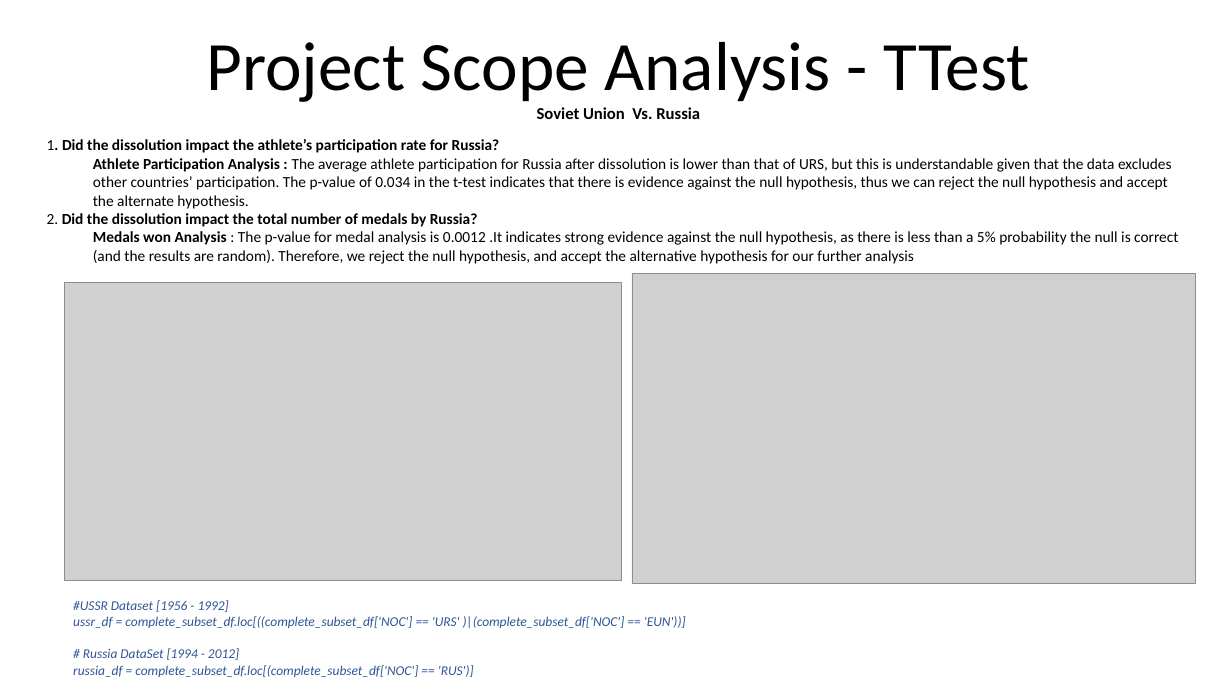
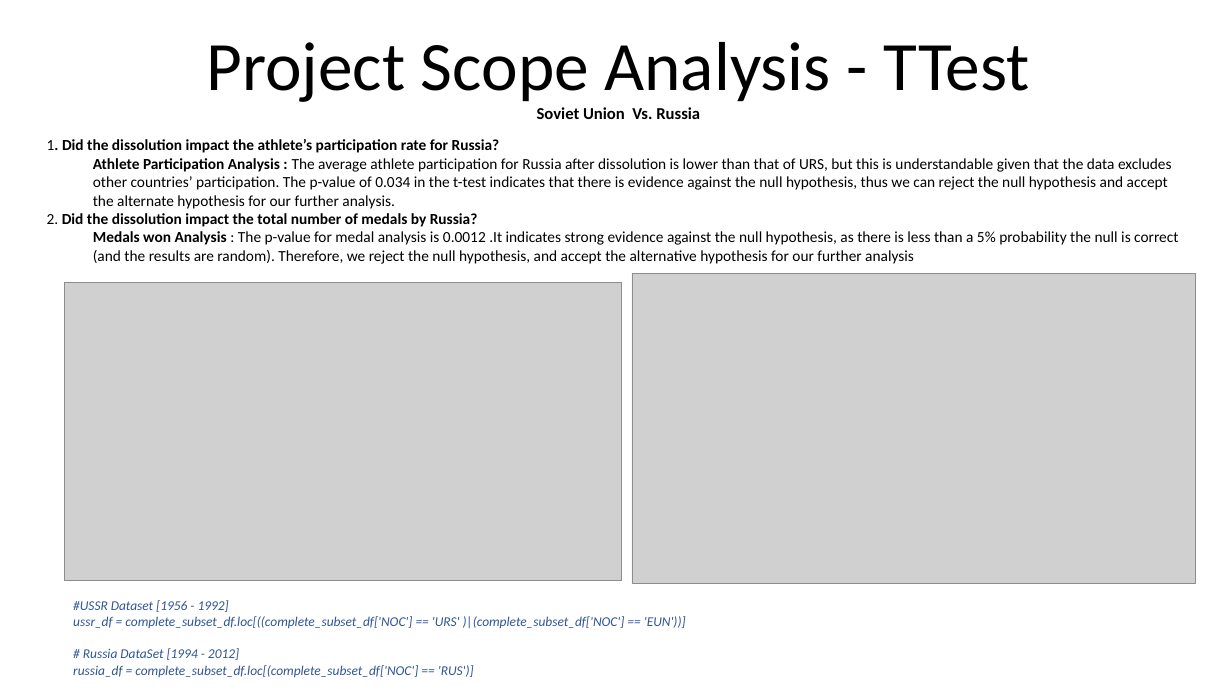
Before and after one commit to ratikachauhan/dathletes-project-1, a slide deck: slide 6 of ratika_analysis/Ratika Analysis Hypothesis Testing.pptx (slide 5 before the commit). Drawn at 1232x693 pixels with LibreOffice and Linux fonts; fonts in the diff are those of the drawing; grey boxes stand for pictures. Boxes give left, top, right and bottom in pixels: in the first picture for what was removed or moved away, otherwise in the second. Text is boxed around its words. In the diff, an @@ line names an element or a change of style, - is before the commit and + after.

Commit message:
updated analysis -RC

```diff
--- a/ratika_analysis/Ratika Analysis Hypothesis Testing.pptx
+++ b/ratika_analysis/Ratika Analysis Hypothesis Testing.pptx
@@ text at box(93, 158, 1172, 209): text changed @@
-  Athlete Participation Analysis : The average athlete participation for Russia after dissolution is lower than that of URS, but this is understandable given that the data excludes other countries’ participation. The p-value of 0.034 in the t-test indicates that there is evidence against the null hypothesis, thus we can reject the null hypothesis and accept the alternate hypothesis.
+  Athlete Participation Analysis : The average athlete participation for Russia after dissolution is lower than that of URS, but this is understandable given that the data excludes other countries’ participation. The p-value of 0.034 in the t-test indicates that there is evidence against the null hypothesis, thus we can reject the null hypothesis and accept the alternate hypothesis for our further analysis.
```
Also in this commit, not shown: 2 other slides changed, 1 slide added, 1 other file.
